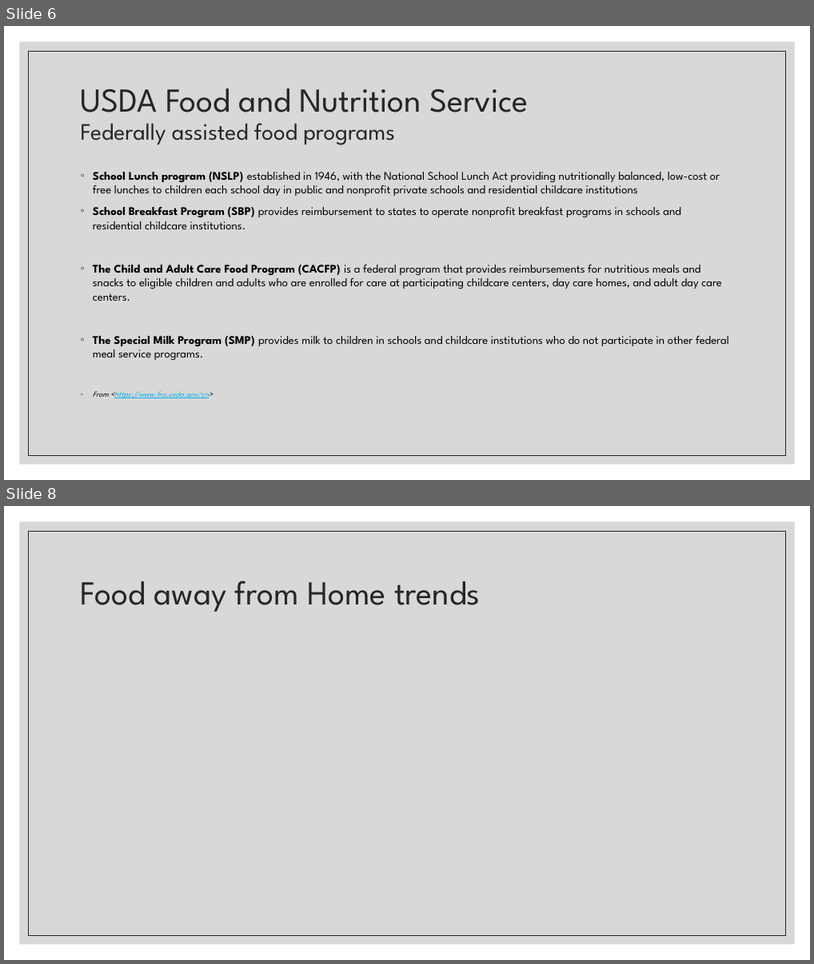
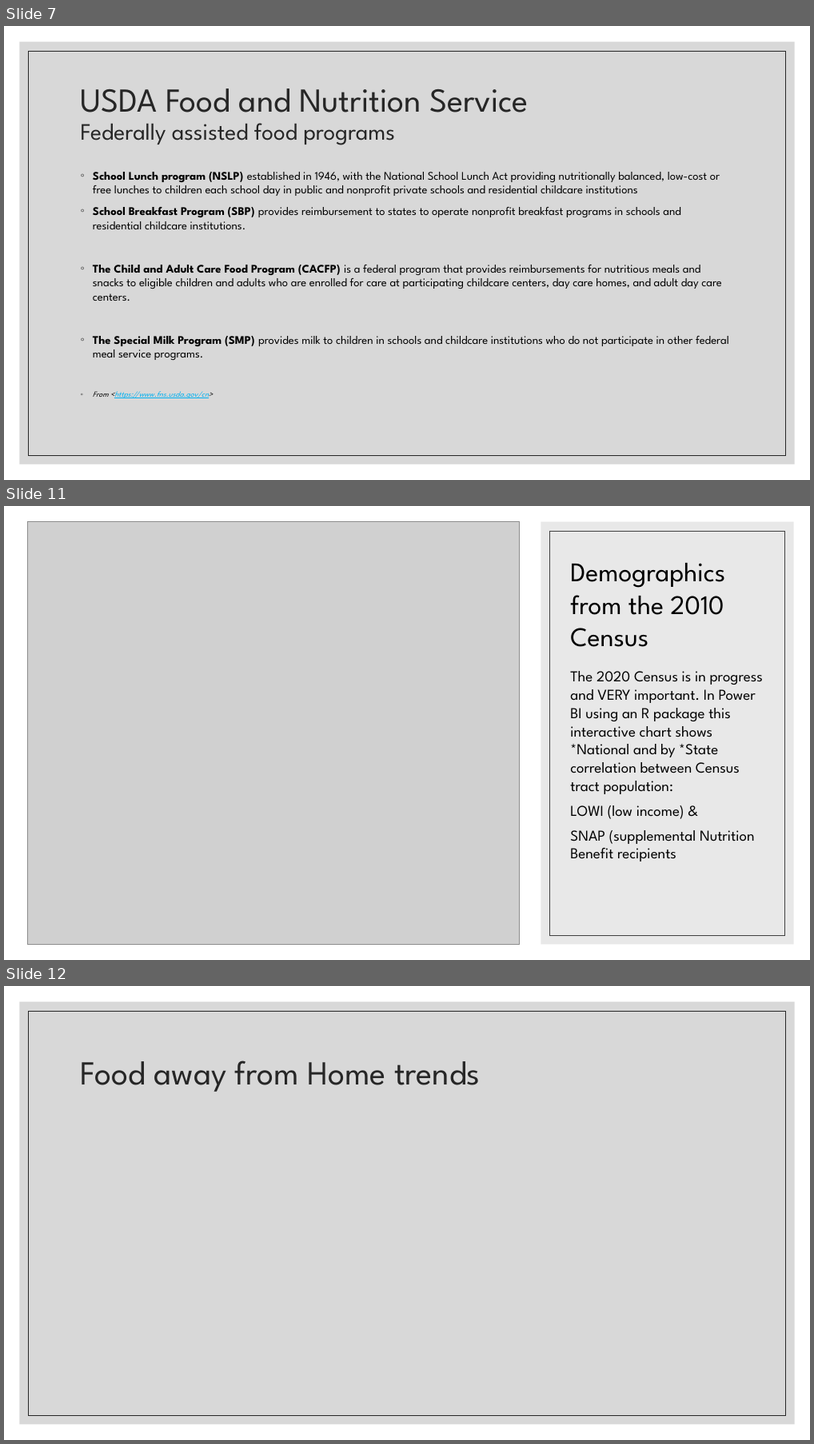
Before and after one commit to annrinTN/capstone_annrumsey, a slide deck: NSS Capstone Ann Rumsey.pptx. Shown one above the other, each under a label of ours: slides 6 and 8 before the commit, slides 7, 11 and 12 after it; the slides between them are not shown. The pictures are 814x964 and 814x1444 pixels, drawn with LibreOffice and Linux fonts; fonts in the diff are those of the drawing; grey boxes stand for pictures. Boxes give left, top, right and bottom in pixels: in the first picture for what was removed or moved away, otherwise in the second. Text is boxed around its words. In the diff, an @@ line names an element or a change of style, - is before the commit and + after.

Commit message:
power point update

```diff
--- a/NSS Capstone Ann Rumsey.pptx
+++ b/NSS Capstone Ann Rumsey.pptx
@@ slide 11 added at box(4, 506, 810, 960), background #FFFFFF @@
@@ picture added at box(27, 522, 520, 944) @@
@@ rectangle added at box(541, 522, 794, 944), fill #D9D9D9 at 60% opacity @@
@@ rectangle added at box(550, 531, 786, 935), outline #404040 0.5 pt @@
@@ title added at box(570, 563, 726, 647), 32 pt, text #000000 @@
+Demographics from the 2010 Census
@@ text added at box(570, 671, 763, 861), 18 pt, text #000000 @@
+The 2020 Census is in progress and VERY important. In Power BI using an R package this interactive chart shows *National and by *State correlation between Census tract population:
+LOWI (low income) &
+SNAP (supplemental Nutrition Benefit recipients
@@ what was slide 6 is now slide 7 @@
@@ what was slide 8 is now slide 12 @@
```
Also in this commit, not shown: 2 slides changed, 8 other slides added, 9 other files.
